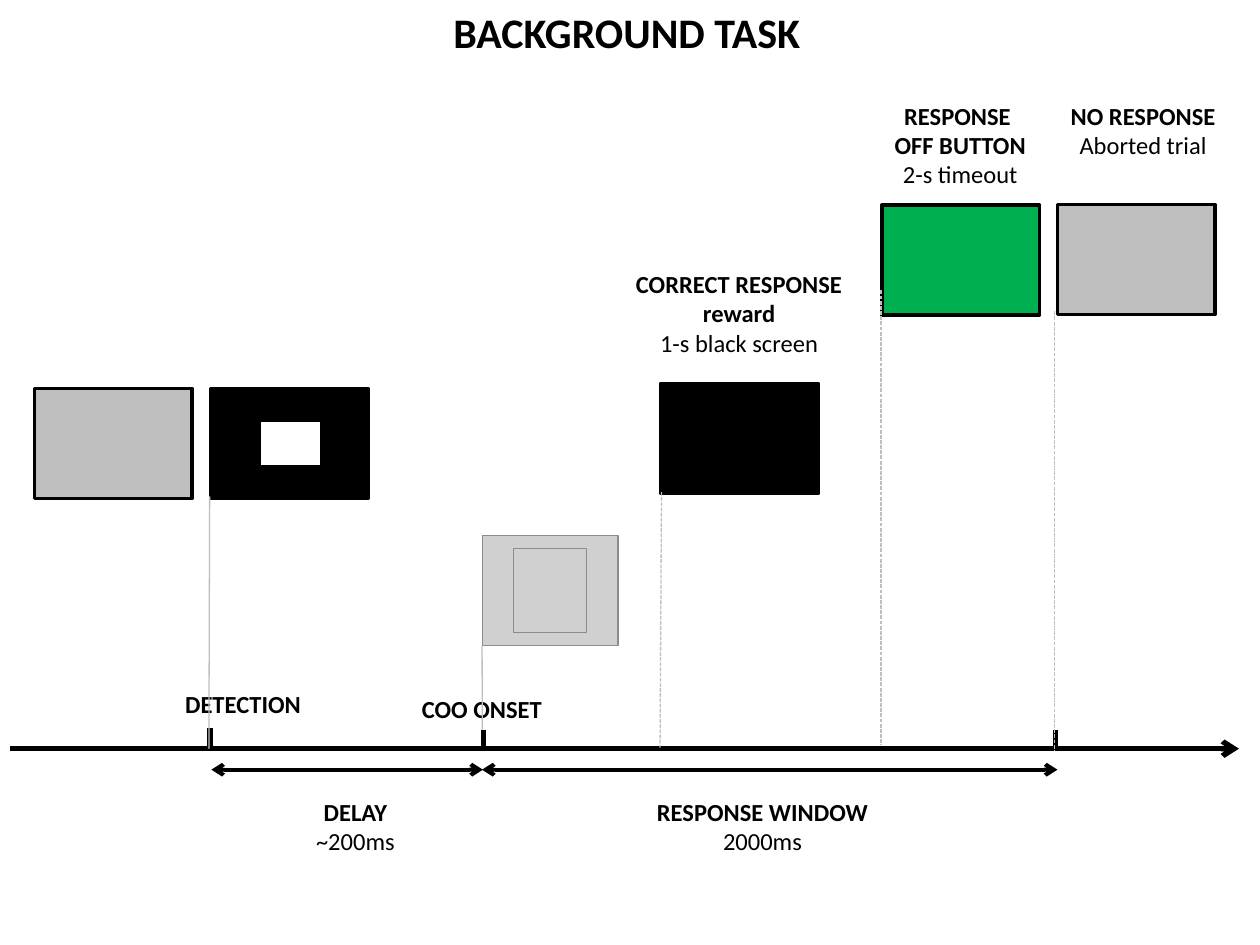
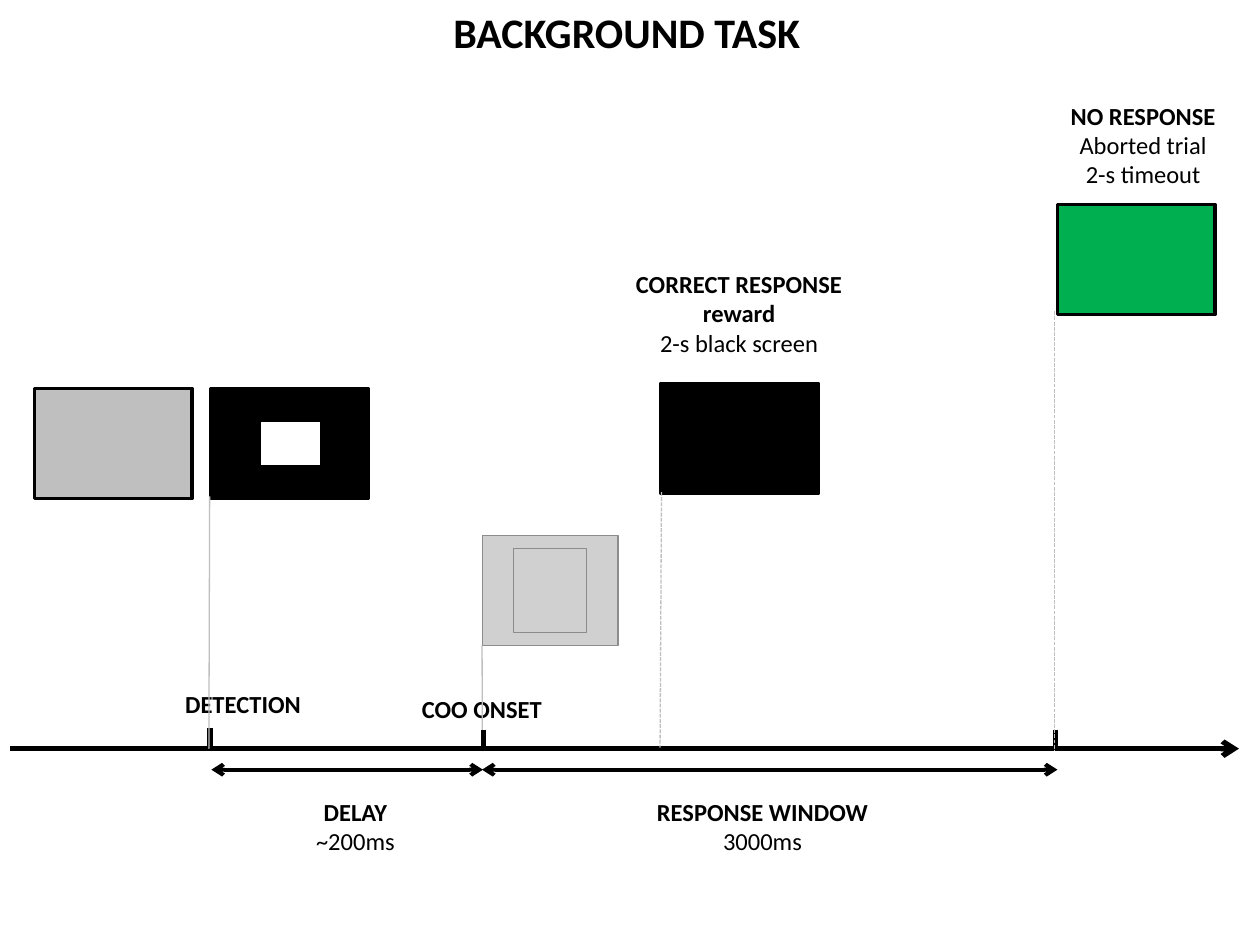
Before and after one commit to pascalbelin/OMM, a slide deck: slide 1 of OMM-Task1.pptx. Drawn at 1260x945 pixels with LibreOffice and Linux fonts; fonts in the diff are those of the drawing; grey boxes stand for pictures. Boxes give left, top, right and bottom in pixels: in the first picture for what was removed or moved away, otherwise in the second. Text is boxed around its words. In the diff, an @@ line names an element or a change of style, - is before the commit and + after.

```diff
--- a/OMM-Task1.pptx
+++ b/OMM-Task1.pptx
@@ text removed at (895,109,1025,184) @@
-RESPONSE
-OFF BUTTON
-2-s timeout
@@ text at (1086,166,1200,184): paragraph added @@
+2-s timeout
@@ rectangle removed at (882,205,1040,315) @@
@@ rectangle at (1057,204,1215,314): fill #BFBFBF to #00B050 @@
@@ line removed from (881, 290) to (881, 746) @@
@@ text at (660,335,817,353): text changed @@
-1-s black screen
+2-s black screen
@@ text at (723,834,802,850): text changed @@
-2000ms
+3000ms
```
Also in this commit, not shown: 1 other slide changed, 1 slide added, 3 slides removed, 8 other files.
